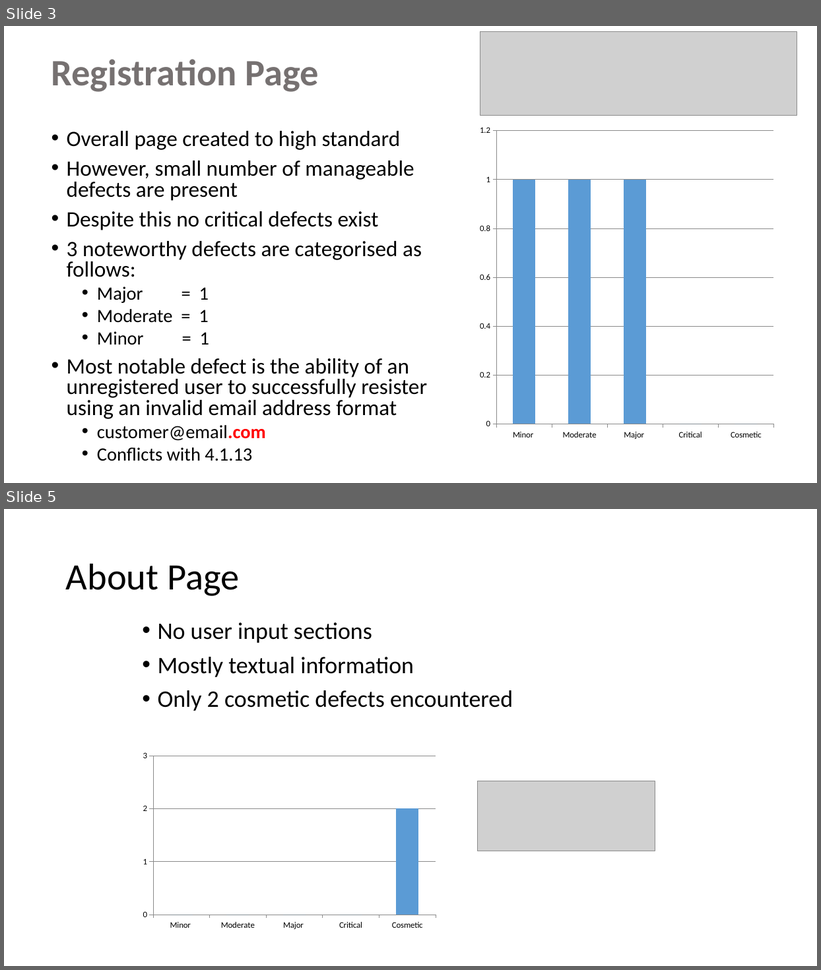
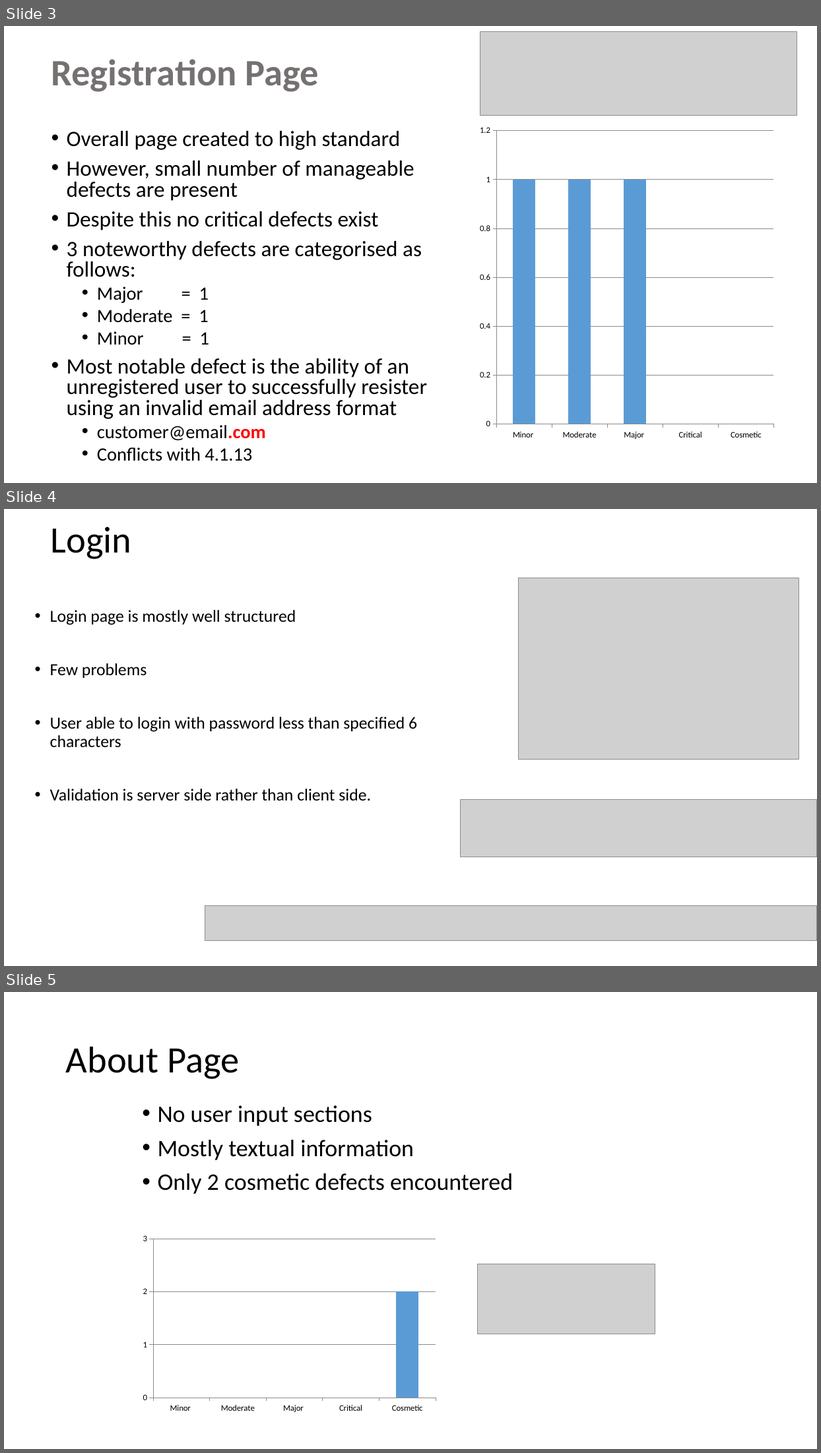
Before and after one commit to KevinOHare/Software-Testing-And-Verification, a slide deck: Presentation/Echo_Presentation.pptx. Shown one above the other, each under a label of ours: slides 3 and 5 before the commit, slides 3, 4 and 5 after it; the slides between them are not shown. The pictures are 821x970 and 821x1453 pixels, drawn with LibreOffice and Linux fonts; fonts in the diff are those of the drawing; grey boxes stand for pictures. Boxes give left, top, right and bottom in pixels: in the first picture for what was removed or moved away, otherwise in the second. Text is boxed around its words. In the diff, an @@ line names an element or a change of style, - is before the commit and + after.

Commit message:
added login page

```diff
--- a/Presentation/Echo_Presentation.pptx
+++ b/Presentation/Echo_Presentation.pptx
@@ slide 4 added at (x1=4, y1=509, x2=817, y2=966), background #FFFFFF @@
@@ title added at (x1=51, y1=527, x2=132, y2=559), 44 pt, text #000000 @@
+Login
@@ picture added at (x1=519, y1=578, x2=799, y2=760) @@
@@ text added at (x1=50, y1=610, x2=417, y2=801), 20 pt, text #000000 @@
+• Login page is mostly well structured
+• Few problems
+• User able to login with password less than specified 6 characters
+• Validation is server side rather than client side.
@@ picture added at (x1=460, y1=800, x2=817, y2=857) @@
@@ picture added at (x1=205, y1=906, x2=817, y2=941) @@
```
Also in this commit, not shown: 1 slide removed, 1 other file.
